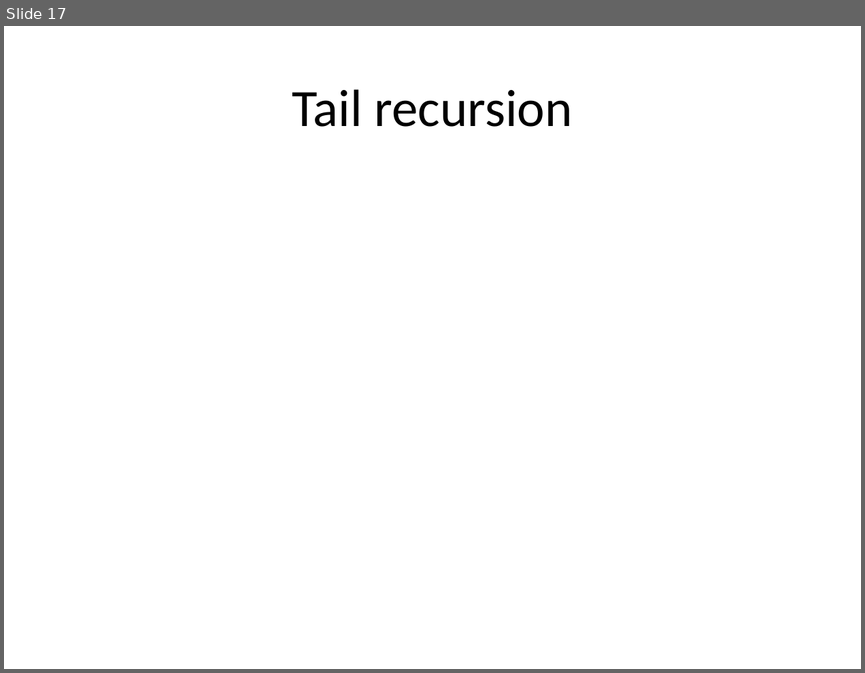
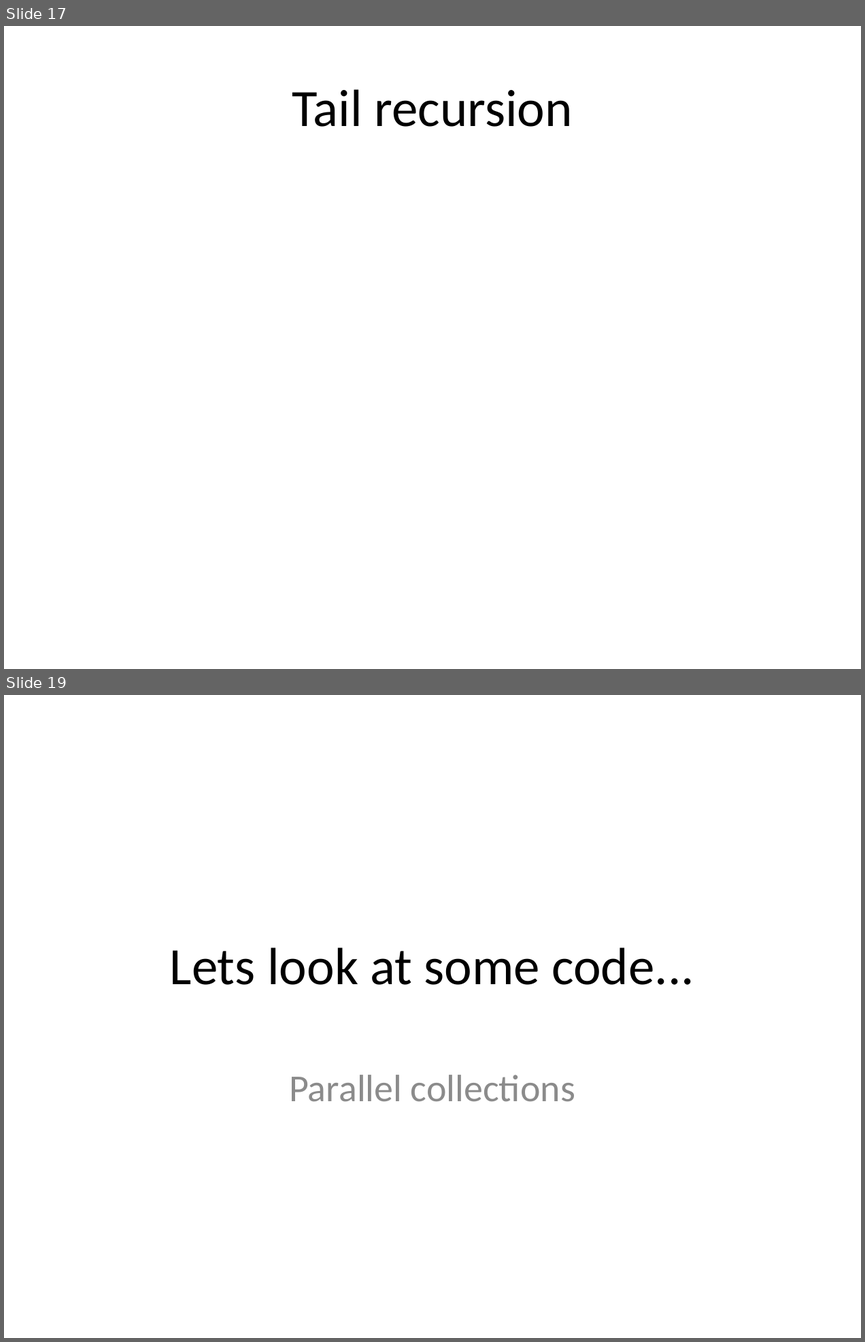
Before and after one commit to todkar/Away_Day, a slide deck: Scala_Away_Day.pptx. Shown one above the other, each under a label of ours: slide 17 before the commit, slides 17 and 19 after it; the slides between them are not shown. The pictures are 865x673 and 865x1342 pixels, drawn with LibreOffice and Linux fonts; fonts in the diff are those of the drawing. Boxes give left, top, right and bottom in pixels: in the first picture for what was removed or moved away, otherwise in the second. Text is boxed around its words. In the diff, an @@ line names an element or a change of style, - is before the commit and + after.

```diff
--- a/Scala_Away_Day.pptx
+++ b/Scala_Away_Day.pptx
@@ slide 19 added at box(4, 695, 861, 1338), background #FFFFFF @@
@@ title added at box(170, 947, 694, 985), 44 pt, text #000000 @@
+Lets look at some code...
@@ subtitle added at box(289, 1074, 575, 1102), 32 pt, text #8C8C8C @@
+Parallel collections
```
Also in this commit, not shown: 3 slides changed, 4 other slides added, 2 slides removed, 1 other file.
